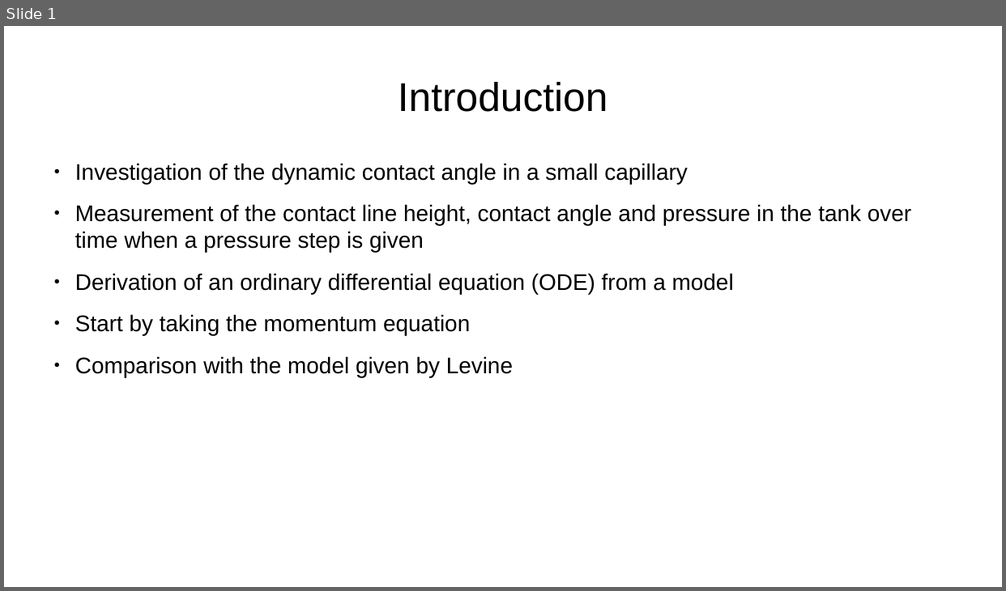
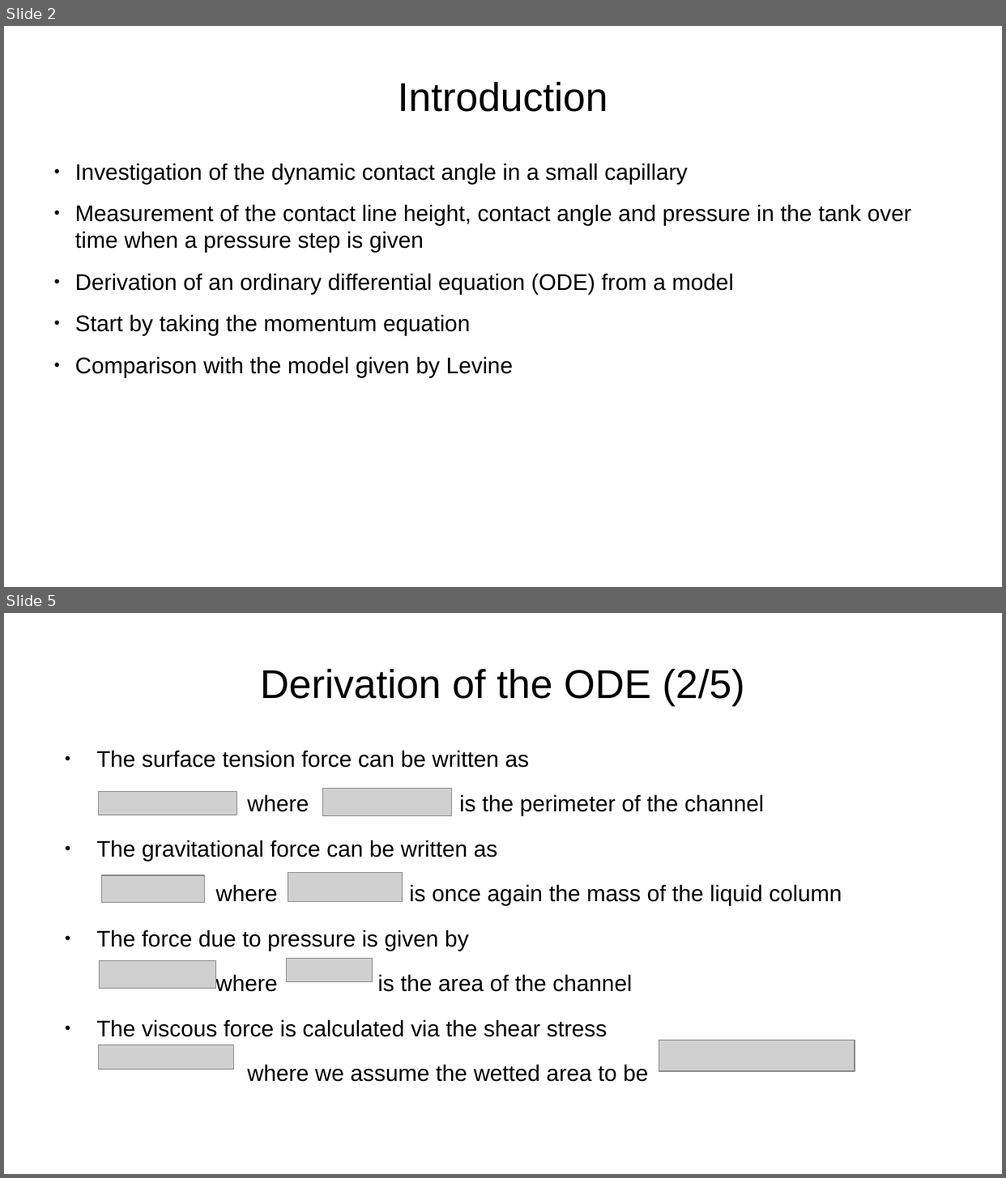
Before and after one commit to ManuelRatz/ratzVKI, a slide deck: Slides/equation_derivation.odp. Shown one above the other, each under a label of ours: slide 1 before the commit, slides 2 and 5 after it; the slides between them are not shown. The pictures are 1006x591 and 1006x1178 pixels, drawn with LibreOffice and Linux fonts; fonts in the diff are those of the drawing; grey boxes stand for pictures. Boxes give left, top, right and bottom in pixels: in the first picture for what was removed or moved away, otherwise in the second. Text is boxed around its words. In the diff, an @@ line names an element or a change of style, - is before the commit and + after.

```diff
--- a/Slides/equation_derivation.odp
+++ b/Slides/equation_derivation.odp
@@ slide 5 added at <box>4,613,1002,1174</box>, background #FFFFFF @@
@@ title added at <box>260,669,745,705</box>, 32 pt, text #000000 @@
+Derivation of the ODE (2/5)
@@ text added at <box>96,750,842,1082</box>, 18 pt, text #000000 @@
+● The surface tension force can be written as
+where is the perimeter of the channel
+● The gravitational force can be written as
+where is once again the mass of the liquid column
+● The force due to pressure is given by
+where is the area of the channel
+● The viscous force is calculated via the shear stress
+where we assume the wetted area to be
@@ picture added at <box>98,791,236,815</box> @@
@@ picture added at <box>323,789,451,815</box> @@
@@ picture added at <box>102,875,205,903</box> @@
@@ picture added at <box>288,873,403,902</box> @@
@@ picture added at <box>99,960,216,989</box> @@
@@ picture added at <box>287,958,373,982</box> @@
@@ picture added at <box>98,1045,234,1071</box> @@
@@ picture added at <box>658,1041,854,1072</box> @@
@@ what was slide 1 is now slide 2 @@
```
Also in this commit, not shown: 5 slides changed, 2 other slides added, 2 slides removed, 4 other files.
